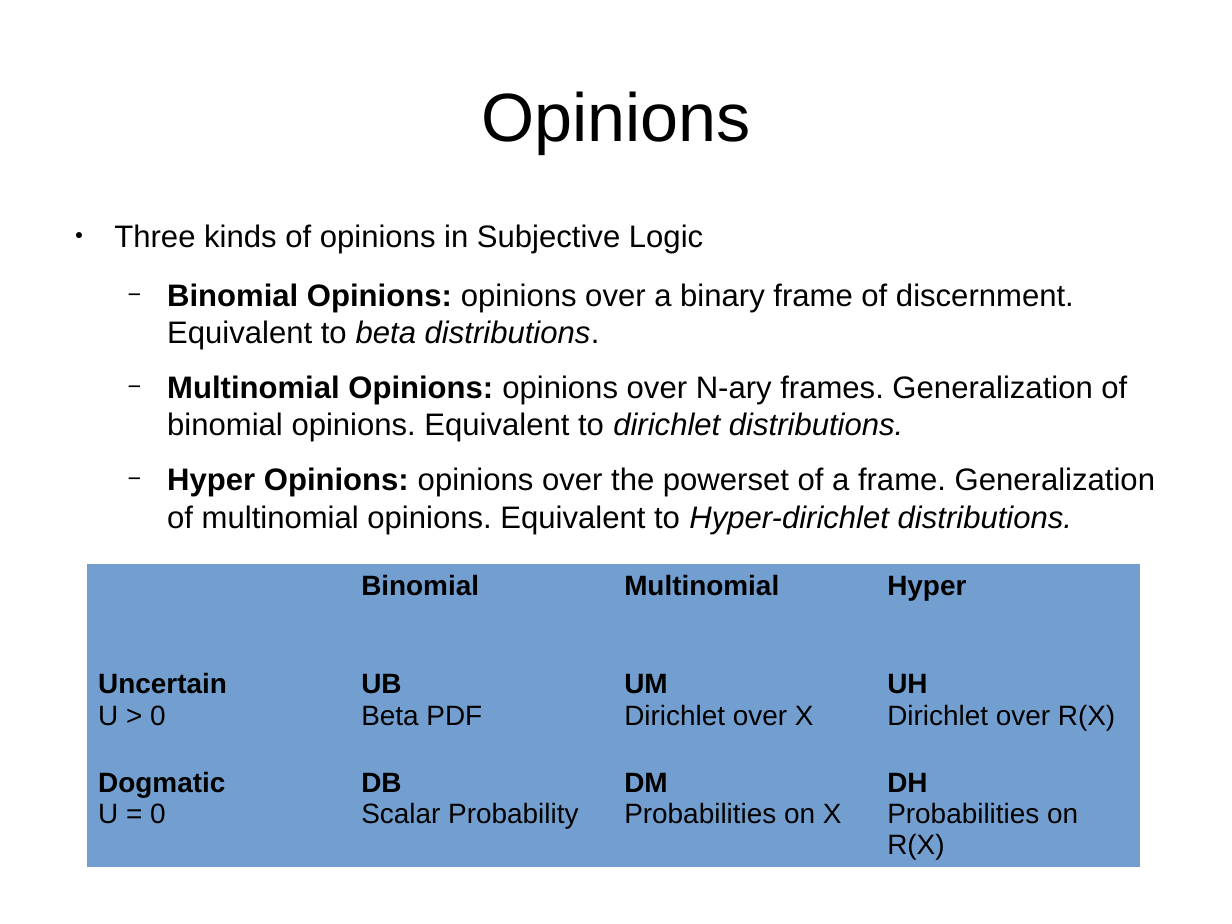
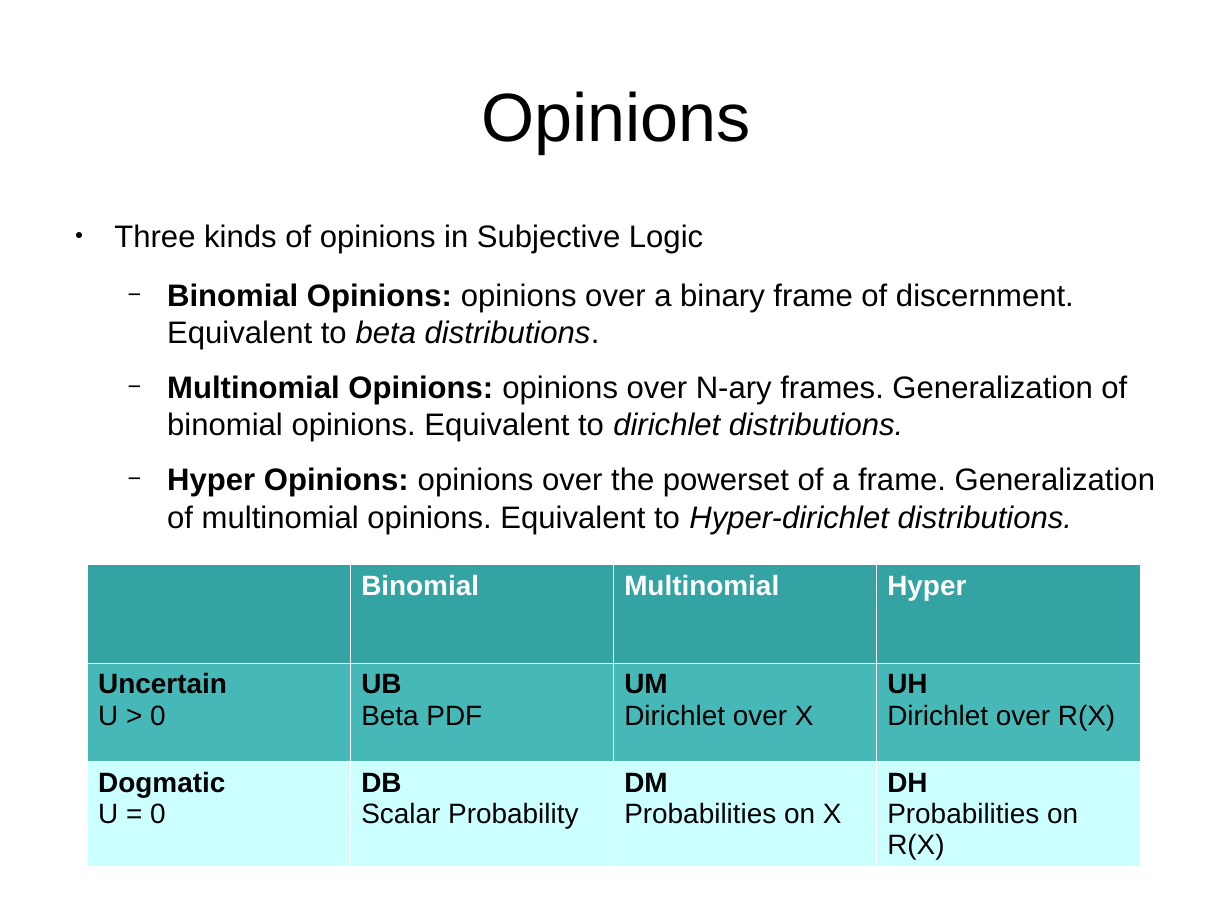
Before and after one commit to bstamour/SLHS, a slide deck: slide 15 of docs/proposal-from-bob.odp. Drawn at 1232x924 pixels with LibreOffice and Linux fonts; fonts in the diff are those of the drawing. Boxes give left, top, right and bottom in pixels: in the first picture for what was removed or moved away, otherwise in the second. Text is boxed around its words. In the diff, an @@ line names an element or a change of style, - is before the commit and + after.

```diff
--- a/docs/proposal-from-bob.odp
+++ b/docs/proposal-from-bob.odp
@@ table at bbox=[87, 565, 1139, 866] @@
@@ fill #729FCF to #33A3A3 in row 1 @@
@@ fill #729FCF to #47B8B8 in row 2 @@
@@ fill #729FCF to #CCFFFF in row 3 @@
@@ text colour #000000 to #FFFFFF in "Binomial", "Multinomial", "Hyper" @@
@@ borders changed @@
```
Also in this commit, not shown: 3 other slides changed, 2 slides added.
